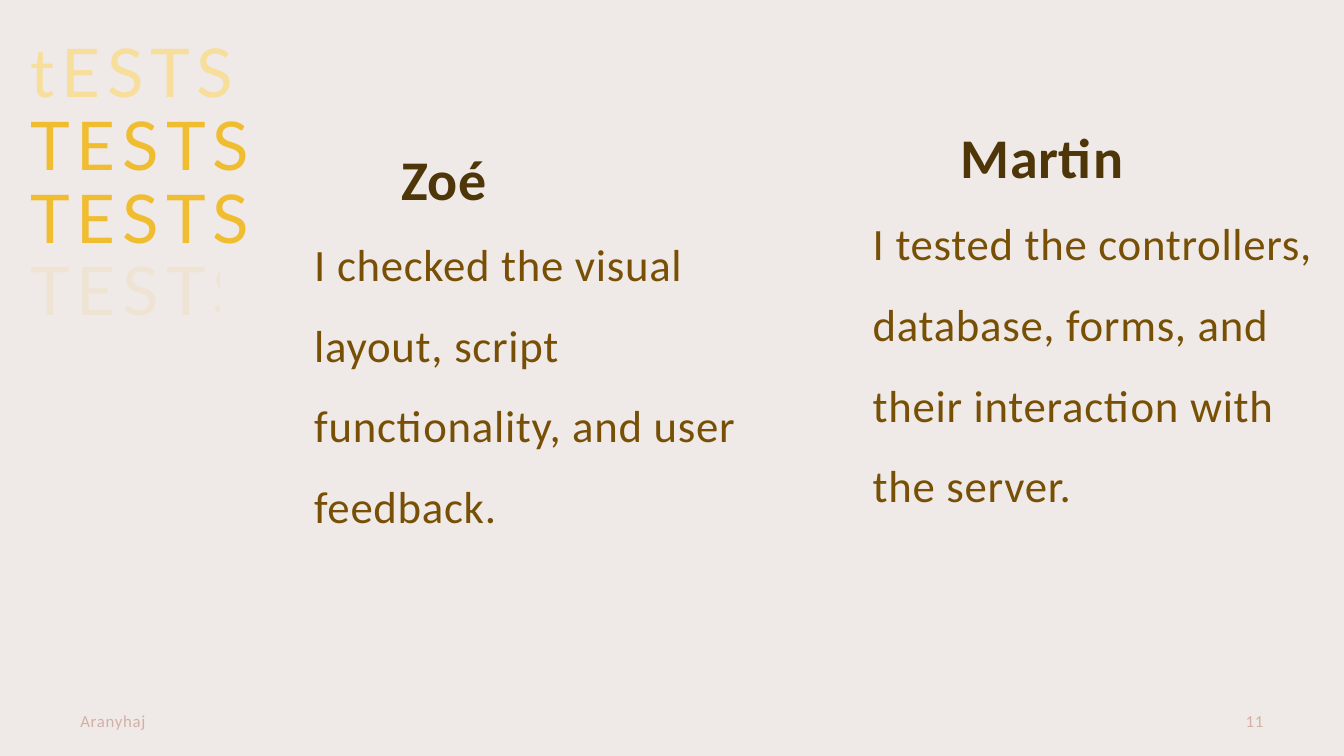
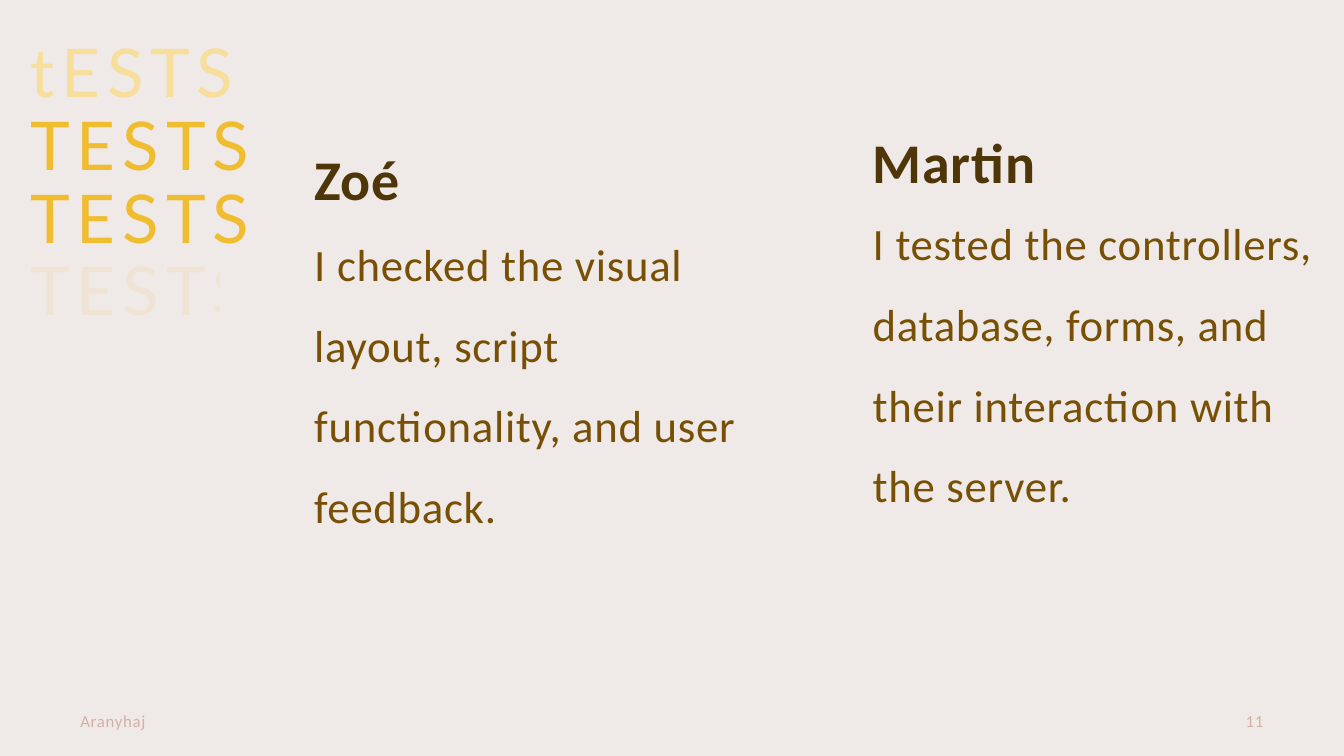
Before and after one commit to UraiZoe/Mestermunka, a slide deck: slide 11 of Presentation.pptx. Drawn at 1344x756 pixels with LibreOffice and Linux fonts; fonts in the diff are those of the drawing. Boxes give left, top, right and bottom in pixels: in the first picture for what was removed or moved away, otherwise in the second. Text is boxed around its words. In the diff, an @@ line names an element or a change of style, - is before the commit and + after.

```diff
--- a/Presentation.pptx
+++ b/Presentation.pptx
@@ text "Martin": place and size @@
-text "Martin" at (961,138,1124,179)
+text "Martin" at (873,143,1036,184)
@@ text "Zoé": place and size @@
-text "Zoé" at (401,161,487,201)
+text "Zoé" at (314,161,400,201)
```
Also in this commit, not shown: 9 other slides changed.
